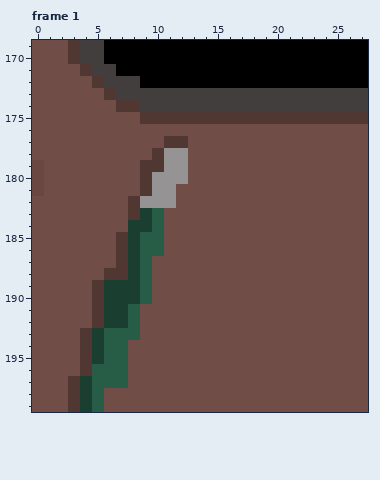
Pixel-art file, stored at ADHD/Assets/Sprites/Backgrounds/DestinationBackground.aseprite. Above: the version before the commit.
90x200 pixels, 1 frame. Colours within 5 levels of each other are drawn and written as one. Shown: frame 1: x 0..27, y 169..199. The commit also changed other frames or places, which this record leaves out.
After:
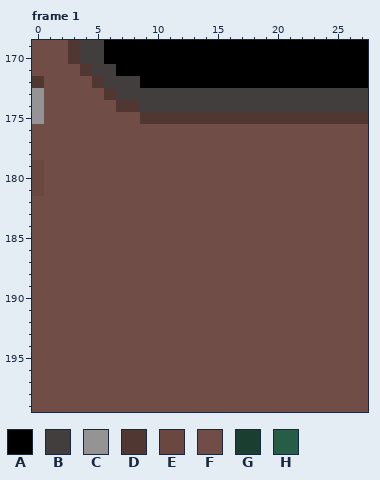
Palette (. is transparent): A #000000  B #433e3e  C #959393  D #513731  E #6a4740  F #704d46  G #1a3e2f  H #275d47
The edit:
--- frame 1, layer "Layer 2"
@@ x 0..14 @@
 171 FFFFDBBAAAAAAAA
-172 FFFFFDBBBAAAAAA
-173 FFFFFFDBBBBBBBB
-174 FFFFFFFDDBBBBBB
-175 FFFFFFFFFDDDDDD
+172 DFFFFDBBBAAAAAA
+173 CFFFFFDBBBBBBBB
+174 CFFFFFFDDBBBBBB
+175 CFFFFFFFFDDDDDD
 176 FFFFFFFFFFFFFFF
-177 FFFFFFFFFFFDDFF
-178 FFFFFFFFFFDCCFF
-179 EFFFFFFFFDDCCFF
-180 EFFFFFFFFDCCCFF
-181 EFFFFFFFFDCCFFF
-182 FFFFFFFFDCCCFFF
-183 FFFFFFFFDGHFFFF
-184 FFFFFFFFGGHFFFF
-185 FFFFFFFDGHHFFFF
-186 FFFFFFFDGHHFFFF
-187 FFFFFFFDGHFFFFF
-188 FFFFFFDDGHFFFFF
-189 FFFFFDGGGHFFFFF
-190 FFFFFDGGGHFFFFF
-191 FFFFFDGGHFFFFFF
-192 FFFFFDGGHFFFFFF
-193 FFFFDGHHHFFFFFF
-194 FFFFDGHHFFFFFFF
-195 FFFFDGHHFFFFFFF
-196 FFFFDHHHFFFFFFF
-197 FFFDGHHHFFFFFFF
-198 FFFDGHFFFFFFFFF
-199 FFFDGHFFFFFFFFF
+177 FFFFFFFFFFFFFFF
+178 FFFFFFFFFFFFFFF
+179 EFFFFFFFFFFFFFF
+180 EFFFFFFFFFFFFFF
+181 EFFFFFFFFFFFFFF
+182 FFFFFFFFFFFFFFF
+183 FFFFFFFFFFFFFFF
+184 FFFFFFFFFFFFFFF
+185 FFFFFFFFFFFFFFF
+186 FFFFFFFFFFFFFFF
+187 FFFFFFFFFFFFFFF
+188 FFFFFFFFFFFFFFF
+189 FFFFFFFFFFFFFFF
+190 FFFFFFFFFFFFFFF
+191 FFFFFFFFFFFFFFF
+192 FFFFFFFFFFFFFFF
+193 FFFFFFFFFFFFFFF
+194 FFFFFFFFFFFFFFF
+195 FFFFFFFFFFFFFFF
+196 FFFFFFFFFFFFFFF
+197 FFFFFFFFFFFFFFF
+198 FFFFFFFFFFFFFFF
+199 FFFFFFFFFFFFFFF
